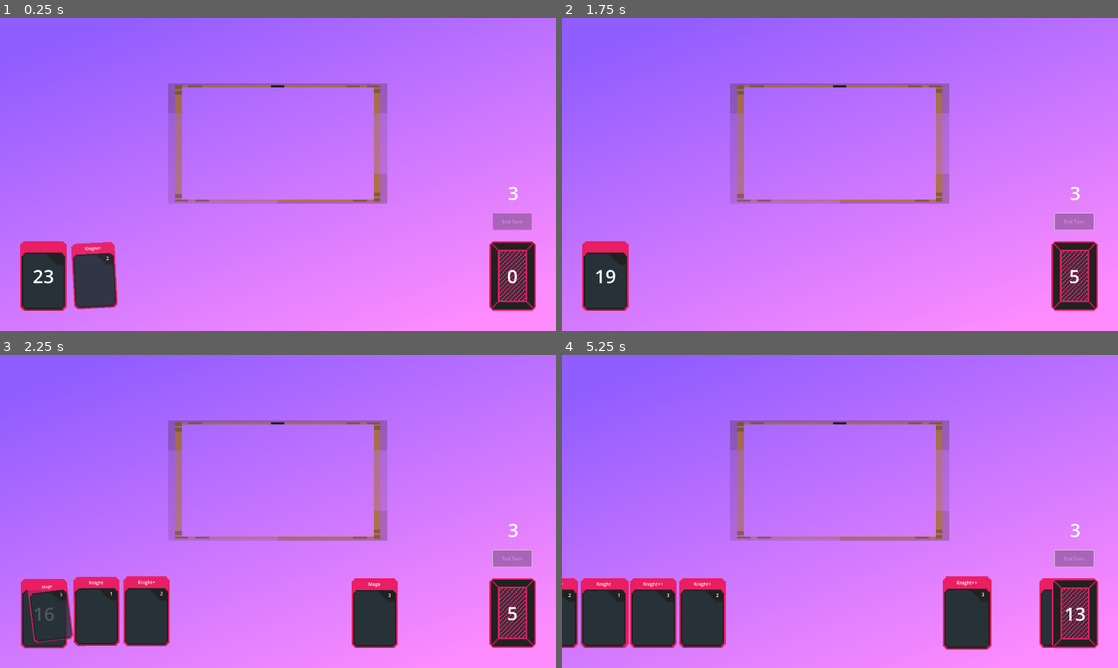
Above: before the commit, frames 1-4 (two rows, left to right).
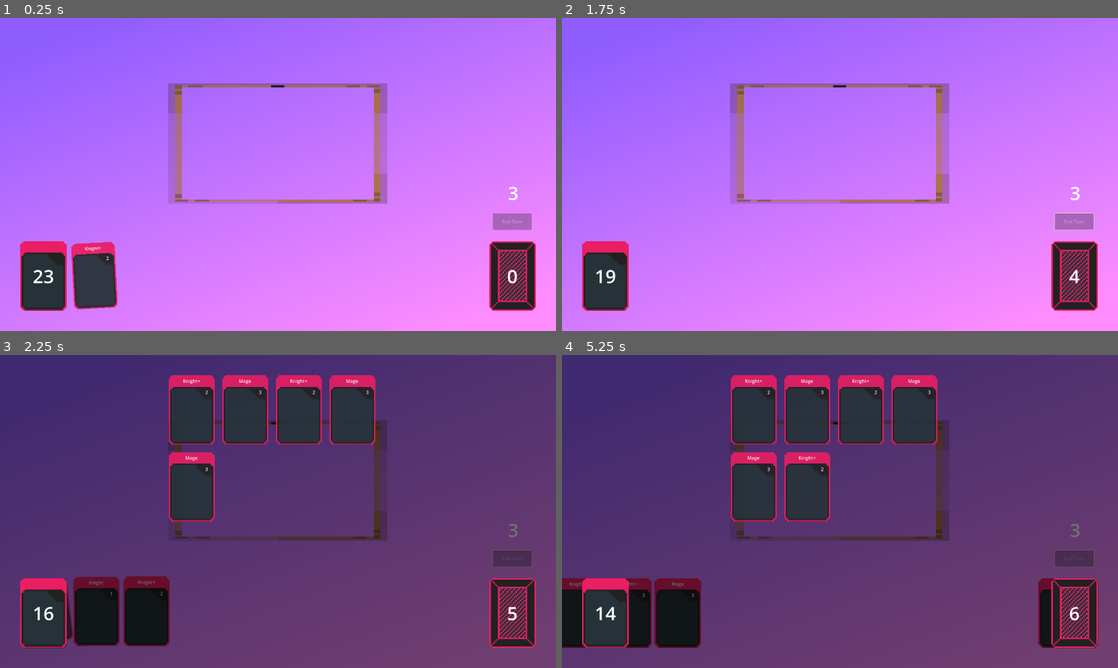
Above: after the commit, the same moments.

Repository: brandon-relentnet/deck-management
Game: Godot game, scene res://main.tscn
The game is run twice, just before and just after one commit, with the same random seed, the same clock (stepped at 60 frames per second) and the same inputs.
Inputs (mouse positions are in pixels of both pictures, inside the frame that each line leads up to):
- Up to frame 1 (0.25 s): no input
- Up to frame 2 (1.75 s): drag from (706, 274) to (840, 143) at 0.52 s; click "End Turn" at 1.25 s
- Up to frame 3 (2.25 s): drag from (511, 611) to (100, 611) at 2.02 s
- Up to frame 4 (5.25 s): click "End Turn" at 2.75 s; click (1073, 558) at 3.5 s, where only the run after the commit has a clickable "End Turn"; move the mouse to (1073, 611) at 4.27 s; click (1073, 611) at 4.42 s; tap Enter at 5 s; drag from (1073, 611) to (751, 611) at 5.02 s

Frame 1 is identical in both runs. In frame 2, less than 0.1% of the frame differs, in the area x 91-94%, y 80-85%; in frame 3, 96%; in frame 4, 97%, in the area x 0-100%, y 0-100%.

Commit message:
Added the ability to view the discard pile as well. Can now swap between discard and draw piles with ease.

Diff:
--- a/main.tscn
+++ b/main.tscn
@@ -7,7 +7,10 @@
 [ext_resource type="Script" uid="uid://dtcece7lyqaaa" path="res://scripts/input_manager.gd" id="6_7mycd"]
 [ext_resource type="PackedScene" uid="uid://csw2g32wfd03q" path="res://scenes/discard.tscn" id="6_272bh"]
 [ext_resource type="PackedScene" uid="uid://ddd4e4gfmyeeh" path="res://scenes/turn_manager.tscn" id="7_272bh"]
-[ext_resource type="PackedScene" uid="uid://b4e8dr4gfa0av" path="res://scenes/draw_pile_view.tscn" id="8_5vw27"]
+[ext_resource type="Script" uid="uid://bgqglerkcylxx" path="res://addons/SmoothScroll/SmoothScrollContainer.gd" id="7_kek77"]
+[ext_resource type="Script" uid="uid://b7h0k2h2qwlqv" path="res://addons/SmoothScroll/scroll_damper/expo_scroll_damper.gd" id="8_4c57u"]
+[ext_resource type="Texture2D" uid="uid://ctx0154o1b8ax" path="res://assets/red-card-back.png" id="9_kek77"]
+[ext_resource type="Texture2D" uid="uid://b8vppoupuycxn" path="res://assets/red-card-front.png" id="10_4c57u"]
 
 [sub_resource type="Gradient" id="Gradient_7mycd"]
 colors = PackedColorArray(0.564706, 0.364706, 1, 1, 1, 0.552941, 1, 1)
@@ -18,6 +21,18 @@
 height = 1080
 fill_from = Vector2(0.188073, 0)
 fill_to = Vector2(0.853211, 0.978593)
+
+[sub_resource type="Resource" id="Resource_fdvxv"]
+script = ExtResource("8_4c57u")
+friction = 4.0
+minimum_velocity = 0.4
+rebound_strength = 7.0
+
+[sub_resource type="Resource" id="Resource_puyw0"]
+script = ExtResource("8_4c57u")
+friction = 4.0
+minimum_velocity = 0.4
+rebound_strength = 7.0
 
 [node name="Main" type="Node2D"]
 
@@ -36,9 +51,6 @@
 [node name="PlayerHand" type="Node2D" parent="."]
 script = ExtResource("3_1bvp3")
 
-[node name="Deck" parent="." instance=ExtResource("4_lquwl")]
-position = Vector2(150, 890)
-
 [node name="InputManager" type="Node2D" parent="."]
 script = ExtResource("6_7mycd")
 
@@ -47,6 +59,107 @@
 
 [node name="TurnManager" parent="." instance=ExtResource("7_272bh")]
 
-[node name="DrawPileView" parent="." instance=ExtResource("8_5vw27")]
+[node name="Deck" parent="." instance=ExtResource("4_lquwl")]
+position = Vector2(150, 890)
+
+[node name="CardPileView" type="CanvasLayer" parent="."]
+visible = false
+
+[node name="Background" type="ColorRect" parent="CardPileView"]
+anchors_preset = 15
+anchor_right = 1.0
+anchor_bottom = 1.0
+grow_horizontal = 2
+grow_vertical = 2
+color = Color(0, 0, 0, 0.560784)
+
+[node name="DrawPileScroll" type="ScrollContainer" parent="CardPileView"]
+anchors_preset = 15
+anchor_right = 1.0
+anchor_bottom = 1.0
+grow_horizontal = 2
+grow_vertical = 2
+horizontal_scroll_mode = 0
+script = ExtResource("7_kek77")
+wheel_scroll_damper = SubResource("Resource_fdvxv")
+dragging_scroll_damper = SubResource("Resource_puyw0")
+metadata/_custom_type_script = "uid://bgqglerkcylxx"
+
+[node name="MarginContainer" type="MarginContainer" parent="CardPileView/DrawPileScroll"]
+layout_mode = 2
+size_flags_horizontal = 3
+theme_override_constants/margin_left = 100
+theme_override_constants/margin_top = 100
+theme_override_constants/margin_right = 100
+theme_override_constants/margin_bottom = 100
+
+[node name="GridContainer" type="GridContainer" parent="CardPileView/DrawPileScroll/MarginContainer"]
+layout_mode = 2
+size_flags_horizontal = 4
+theme_override_constants/h_separation = 25
+theme_override_constants/v_separation = 25
+columns = 4
+
+[node name="DiscardPileScroll" type="ScrollContainer" parent="CardPileView"]
+anchors_preset = 15
+anchor_right = 1.0
+anchor_bottom = 1.0
+grow_horizontal = 2
+grow_vertical = 2
+horizontal_scroll_mode = 0
+script = ExtResource("7_kek77")
+wheel_scroll_damper = SubResource("Resource_fdvxv")
+dragging_scroll_damper = SubResource("Resource_puyw0")
+metadata/_custom_type_script = "uid://bgqglerkcylxx"
+
+[node name="MarginContainer" type="MarginContainer" parent="CardPileView/DiscardPileScroll"]
+layout_mode = 2
+size_flags_horizontal = 3
+theme_override_constants/margin_left = 100
+theme_override_constants/margin_top = 100
+theme_override_constants/margin_right = 100
+theme_override_constants/margin_bottom = 100
+
+[node name="GridContainer" type="GridContainer" parent="CardPileView/DiscardPileScroll/MarginContainer"]
+layout_mode = 2
+size_flags_horizontal = 4
+theme_override_constants/h_separation = 25
+theme_override_constants/v_separation = 25
+columns = 4
+
+[node name="DrawPileSprite" type="Sprite2D" parent="CardPileView"]
+texture_filter = 1
+position = Vector2(150, 890)
+scale = Vector2(2.5, 2.5)
+texture = ExtResource("10_4c57u")
+
+[node name="DrawPileLabel" type="RichTextLabel" parent="CardPileView"]
+z_index = 2
+offset_left = 75.0
+offset_top = 775.0
+offset_right = 225.0
+offset_bottom = 1005.0
+theme_override_font_sizes/normal_font_size = 64
+text = "0"
+horizontal_alignment = 1
+vertical_alignment = 1
+
+[node name="DiscardPileSprite" type="Sprite2D" parent="CardPileView"]
+z_index = 2
+texture_filter = 1
+position = Vector2(1770, 890)
+scale = Vector2(2.5, 2.5)
+texture = ExtResource("9_kek77")
+
+[node name="DiscardPileLabel" type="RichTextLabel" parent="CardPileView"]
+z_index = 2
+offset_left = 1695.0
+offset_top = 775.0
+offset_right = 1845.0
+offset_bottom = 1005.0
+theme_override_font_sizes/normal_font_size = 64
+text = "0"
+horizontal_alignment = 1
+vertical_alignment = 1
 
 [connection signal="pressed" from="TurnManager" to="CardManager" method="_on_turn_manager_pressed"]
--- /dev/null
+++ b/scenes/card_pile_view.tscn
@@ -0,0 +1,118 @@
+[gd_scene load_steps=7 format=3 uid="uid://cuayje03ahsa6"]
+
+[ext_resource type="Script" uid="uid://bgqglerkcylxx" path="res://addons/SmoothScroll/SmoothScrollContainer.gd" id="1_rqpms"]
+[ext_resource type="Script" uid="uid://b7h0k2h2qwlqv" path="res://addons/SmoothScroll/scroll_damper/expo_scroll_damper.gd" id="2_achfp"]
+[ext_resource type="Texture2D" uid="uid://b8vppoupuycxn" path="res://assets/red-card-front.png" id="3_wdv8o"]
+[ext_resource type="Texture2D" uid="uid://ctx0154o1b8ax" path="res://assets/red-card-back.png" id="4_67a2i"]
+
+[sub_resource type="Resource" id="Resource_fdvxv"]
+script = ExtResource("2_achfp")
+friction = 4.0
+minimum_velocity = 0.4
+rebound_strength = 7.0
+
+[sub_resource type="Resource" id="Resource_puyw0"]
+script = ExtResource("2_achfp")
+friction = 4.0
+minimum_velocity = 0.4
+rebound_strength = 7.0
+
+[node name="CardPileView" type="CanvasLayer"]
+visible = false
+
+[node name="Background" type="ColorRect" parent="."]
+anchors_preset = 15
+anchor_right = 1.0
+anchor_bottom = 1.0
+grow_horizontal = 2
+grow_vertical = 2
+color = Color(0, 0, 0, 0.560784)
+
+[node name="DrawPileScroll" type="ScrollContainer" parent="."]
+anchors_preset = 15
+anchor_right = 1.0
+anchor_bottom = 1.0
+grow_horizontal = 2
+grow_vertical = 2
+horizontal_scroll_mode = 0
+script = ExtResource("1_rqpms")
+wheel_scroll_damper = SubResource("Resource_fdvxv")
+dragging_scroll_damper = SubResource("Resource_puyw0")
+metadata/_custom_type_script = "uid://bgqglerkcylxx"
+
+[node name="MarginContainer" type="MarginContainer" parent="DrawPileScroll"]
+layout_mode = 2
+size_flags_horizontal = 3
+theme_override_constants/margin_left = 100
+theme_override_constants/margin_top = 100
+theme_override_constants/margin_right = 100
+theme_override_constants/margin_bottom = 100
+
+[node name="GridContainer" type="GridContainer" parent="DrawPileScroll/MarginContainer"]
+layout_mode = 2
+size_flags_horizontal = 4
+theme_override_constants/h_separation = 25
+theme_override_constants/v_separation = 25
+columns = 4
+
+[node name="DiscardPileScroll" type="ScrollContainer" parent="."]
+anchors_preset = 15
+anchor_right = 1.0
+anchor_bottom = 1.0
+grow_horizontal = 2
+grow_vertical = 2
+horizontal_scroll_mode = 0
+script = ExtResource("1_rqpms")
+wheel_scroll_damper = SubResource("Resource_fdvxv")
+dragging_scroll_damper = SubResource("Resource_puyw0")
+metadata/_custom_type_script = "uid://bgqglerkcylxx"
+
+[node name="MarginContainer" type="MarginContainer" parent="DiscardPileScroll"]
+layout_mode = 2
+size_flags_horizontal = 3
+theme_override_constants/margin_left = 100
+theme_override_constants/margin_top = 100
+theme_override_constants/margin_right = 100
+theme_override_constants/margin_bottom = 100
+
+[node name="GridContainer" type="GridContainer" parent="DiscardPileScroll/MarginContainer"]
+layout_mode = 2
+size_flags_horizontal = 4
+theme_override_constants/h_separation = 25
+theme_override_constants/v_separation = 25
+columns = 4
+
+[node name="DrawPileSprite" type="Sprite2D" parent="."]
+texture_filter = 1
+position = Vector2(150, 890)
+scale = Vector2(2.5, 2.5)
+texture = ExtResource("3_wdv8o")
+
+[node name="DrawPileLabel" type="RichTextLabel" parent="."]
+z_index = 2
+offset_left = 75.0
+offset_top = 775.0
+offset_right = 225.0
+offset_bottom = 1005.0
+theme_override_font_sizes/normal_font_size = 64
+text = "0"
+horizontal_alignment = 1
+vertical_alignment = 1
+
+[node name="DiscardPileSprite" type="Sprite2D" parent="."]
+z_index = 2
+texture_filter = 1
+position = Vector2(1770, 890)
+scale = Vector2(2.5, 2.5)
+texture = ExtResource("4_67a2i")
+
+[node name="DiscardPileLabel" type="RichTextLabel" parent="."]
+z_index = 2
+offset_left = 1695.0
+offset_top = 775.0
+offset_right = 1845.0
+offset_bottom = 1005.0
+theme_override_font_sizes/normal_font_size = 64
+text = "0"
+horizontal_alignment = 1
+vertical_alignment = 1
--- a/scenes/draw_pile_view.tscn
+++ /dev/null
@@ -1,61 +0,0 @@
-[gd_scene load_steps=6 format=3 uid="uid://b4e8dr4gfa0av"]
-
-[ext_resource type="Script" uid="uid://bgqglerkcylxx" path="res://addons/SmoothScroll/SmoothScrollContainer.gd" id="1_yrtb1"]
-[ext_resource type="Script" uid="uid://b7h0k2h2qwlqv" path="res://addons/SmoothScroll/scroll_damper/expo_scroll_damper.gd" id="2_j2hkq"]
-
-[sub_resource type="StyleBoxFlat" id="StyleBoxFlat_5vw27"]
-bg_color = Color(0, 0, 0, 0.854902)
-
-[sub_resource type="Resource" id="Resource_fdvxv"]
-script = ExtResource("2_j2hkq")
-friction = 4.0
-minimum_velocity = 0.4
-rebound_strength = 7.0
-
-[sub_resource type="Resource" id="Resource_puyw0"]
-script = ExtResource("2_j2hkq")
-friction = 4.0
-minimum_velocity = 0.4
-rebound_strength = 7.0
-
-[node name="DrawPileView" type="CanvasLayer"]
-visible = false
-
-[node name="ScrollContainer" type="ScrollContainer" parent="."]
-anchors_preset = 15
-anchor_right = 1.0
-anchor_bottom = 1.0
-grow_horizontal = 2
-grow_vertical = 2
-theme_override_styles/panel = SubResource("StyleBoxFlat_5vw27")
-horizontal_scroll_mode = 0
-script = ExtResource("1_yrtb1")
-wheel_scroll_damper = SubResource("Resource_fdvxv")
-dragging_scroll_damper = SubResource("Resource_puyw0")
-metadata/_custom_type_script = "uid://bgqglerkcylxx"
-
-[node name="MarginContainer" type="MarginContainer" parent="ScrollContainer"]
-layout_mode = 2
-size_flags_horizontal = 3
-theme_override_constants/margin_left = 100
-theme_override_constants/margin_top = 100
-theme_override_constants/margin_right = 100
-theme_override_constants/margin_bottom = 100
-
-[node name="GridContainer" type="GridContainer" parent="ScrollContainer/MarginContainer"]
-layout_mode = 2
-size_flags_horizontal = 4
-theme_override_constants/h_separation = 25
-theme_override_constants/v_separation = 25
-columns = 4
-
-[node name="CloseDrawPile" type="Button" parent="."]
-anchors_preset = 1
-anchor_left = 1.0
-anchor_right = 1.0
-offset_left = -123.0
-offset_top = 16.0
-offset_right = -18.0
-offset_bottom = 83.0
-grow_horizontal = 0
-text = "Close"
--- a/scripts/card_manager.gd
+++ b/scripts/card_manager.gd
@@ -112,7 +112,16 @@
 	Utils.animate_node_with_effects(card, DISCARD_PILE_POSITION, DEFAULT_CARD_MOVE_SPEED)
 
 	var discard_pile = $"../Discard"
-	discard_pile.discard_pile.append(card)
+	# discard_pile.discard_pile.append(card)
+	discard_pile.discard_pile.append(card.card_id)
+
+	# Wait for the animation to finish
+	await Utils.create_timer(DEFAULT_CARD_MOVE_SPEED)
+
+	# Only queue_free after animation completes
+	if is_instance_valid(card):
+		card.queue_free()
+
 	discard_pile.update_discard_display()
 
 	if is_instance_valid(card):
--- a/scripts/deck.gd
+++ b/scripts/deck.gd
@@ -38,6 +38,7 @@
 # Updates the visual counter showing how many cards are left in the deck
 func update_deck_display() -> void:
 	$RichTextLabel.text = str(player_deck.size())
+	$"../CardPileView/DrawPileLabel".text = str(player_deck.size())
 
 # Main function to draw a card from the deck
 func draw_card() -> void:
@@ -109,11 +110,15 @@
 	emit_signal("draw_pile_opened")
 
 	# Clear any existing cards in the view
-	for child in $"../DrawPileView/ScrollContainer/MarginContainer/GridContainer".get_children():
+	for child in $"../CardPileView/DrawPileScroll/MarginContainer/GridContainer".get_children():
 		child.queue_free()
 
+	# Shuffle the array so the player doesn't know what's coming next
+	var shuffled_view_player_deck = player_deck.duplicate()
+	shuffled_view_player_deck.shuffle()
+
 	# Create a visual representation for each card in the draw pile
-	for card_id in player_deck:
+	for card_id in shuffled_view_player_deck:
 		var new_card = card_scene.instantiate()
 		new_card.setup_from_id(card_id)
 
@@ -128,18 +133,20 @@
 		# Position the card within its Control container
 		new_card.position = Vector2(60, 90)
 
-		$"../DrawPileView/ScrollContainer/MarginContainer/GridContainer".add_child(control)
+		$"../CardPileView/DrawPileScroll/MarginContainer/GridContainer".add_child(control)
 
 		# Disable dragging or other interactions for these preview cards
 		if new_card.has_node("Area2D"):
 			new_card.get_node("Area2D").input_pickable = false
 
 	# Make sure the TextureRect is visible
-	$"../DrawPileView".visible = true
+	$"../CardPileView".visible = true
+	$"../CardPileView/DrawPileScroll".visible = true
 
 # Close the draw pile view
 func close_draw_pile() -> void:
-	$"../DrawPileView".visible = false
+	$"../CardPileView".visible = false
+	$"../CardPileView/DrawPileScroll".visible = false
 	emit_signal("draw_pile_closed")
 
 # Move cards from discard pile back to draw pile
@@ -185,10 +192,8 @@
 
 	# Move all cards from discard to deck array
 	while $"../Discard".discard_pile.size() > 0:
-		var card_node = $"../Discard".discard_pile.pop_back()
-		if is_instance_valid(card_node) and card_node.has_method("get") and card_node.get("card_id"):
-			player_deck.append(card_node.card_id)
-			card_node.queue_free()
+		var card_id = $"../Discard".discard_pile.pop_back()
+		player_deck.append(card_id)
 
 	# Update displays
 	$"../Discard".update_discard_display()
@@ -199,6 +204,3 @@
 
 	# Shuffle the deck
 	player_deck.shuffle()
-
-func _on_close_draw_pile_pressed() -> void:
-	close_draw_pile()
--- a/scripts/discard.gd
+++ b/scripts/discard.gd
@@ -1,6 +1,12 @@
 extends Node2D
 
+signal discard_pile_opened
+signal discard_pile_closed
+
+const CARD_SCENE_PATH = "res://scenes/card.tscn"
+
 var discard_pile: Array = []
+var card_scene = preload(CARD_SCENE_PATH)
 
 # Called when the node enters the scene tree
 func _ready():
@@ -20,5 +26,46 @@
 
 	if has_node("RichTextLabel"):
 		$RichTextLabel.text = str(discard_pile.size())
+		$"../CardPileView/DiscardPileLabel".text = str(discard_pile.size())
 		# Ensure counter is visible above everything
 		$RichTextLabel.z_index = 21
+
+# Show the draw pile view UI
+func view_discard_pile() -> void:
+	emit_signal("discard_pile_opened")
+
+	# Clear any existing cards in the view
+	for child in $"../CardPileView/DiscardPileScroll/MarginContainer/GridContainer".get_children():
+		child.queue_free()
+
+	# Create a visual representation for each card in the draw pile
+	for card_id in discard_pile:
+		var new_card = card_scene.instantiate()
+		new_card.setup_from_id(card_id)
+
+		# Reset rotation to avoid UI issues
+		new_card.rotation_degrees = 0
+
+		# Cards need a minimum size to render properly in HBoxContainer
+		var control = Control.new()
+		control.custom_minimum_size = Vector2(160, 240)
+		control.add_child(new_card)
+
+		# Position the card within its Control container
+		new_card.position = Vector2(60, 90)
+
+		$"../CardPileView/DiscardPileScroll/MarginContainer/GridContainer".add_child(control)
+
+		# Disable dragging or other interactions for these preview cards
+		if new_card.has_node("Area2D"):
+			new_card.get_node("Area2D").input_pickable = false
+
+	# Make sure the TextureRect is visible
+	$"../CardPileView".visible = true
+	$"../CardPileView/DiscardPileScroll".visible = true
+
+# Close the draw pile view
+func close_discard_pile() -> void:
+	$"../CardPileView".visible = false
+	$"../CardPileView/DiscardPileScroll".visible = false
+	emit_signal("discard_pile_closed")
--- a/scripts/input_manager.gd
+++ b/scripts/input_manager.gd
@@ -6,6 +6,7 @@
 
 # State tracking
 var draw_pile_view_open = false
+var discard_pile_view_open = false
 
 # References to other nodes
 var card_manager_reference: Node2D
@@ -22,6 +23,9 @@
 	# Connect to signals
 	deck_reference.connect("draw_pile_opened", _on_draw_pile_opened)
 	deck_reference.connect("draw_pile_closed", _on_draw_pile_closed)
+	discard_reference.connect("discard_pile_opened", _on_discard_pile_opened)
+	discard_reference.connect("discard_pile_closed", _on_discard_pile_closed)
+
 
 func _on_draw_pile_opened() -> void:
 	draw_pile_view_open = true
@@ -29,11 +33,14 @@
 func _on_draw_pile_closed() -> void:
 	draw_pile_view_open = false
 
+func _on_discard_pile_opened() -> void:
+	discard_pile_view_open = true
+
+func _on_discard_pile_closed() -> void:
+	discard_pile_view_open = false
+
 # Process all input events
 func _input(event: InputEvent) -> void:
-	if draw_pile_view_open:
-		return
-
 	# Early return if this isn't a left mouse button event
 	if not (event is InputEventMouseButton and event.button_index == MOUSE_BUTTON_LEFT):
 		return
@@ -51,7 +58,9 @@
 	if result.size() > 0:
 		var card_found = result[0].collider.get_parent()
 		if card_found:
-			card_manager_reference.start_drag(card_found)
+			# Don't allow dragging cards when draw pile view is open
+			if not draw_pile_view_open:
+				card_manager_reference.start_drag(card_found)
 			return
 
 	# Then check for deck/discard
@@ -59,8 +68,33 @@
 	if result.size() > 0:
 		var parent_node = result[0].collider.get_parent()
 
-		if parent_node == deck_reference:
-			deck_reference.view_draw_pile()
-		elif parent_node == discard_reference:
-			print("Viewing the discard pile")
-			# Add discard pile functionality here if needed
+		if parent_node in [deck_reference, discard_reference]:
+			var is_deck = parent_node == deck_reference
+
+			# Get references to the relevant pile objects based on what was clicked
+			var clicked_pile = deck_reference if is_deck else discard_reference
+			var other_pile = discard_reference if is_deck else deck_reference
+
+			# Check if the clicked pile's view is already open
+			var clicked_pile_open = draw_pile_view_open if is_deck else discard_pile_view_open
+			var other_pile_open = discard_pile_view_open if is_deck else draw_pile_view_open
+
+			if clicked_pile_open:
+				# If clicked pile is already open, close it
+				if is_deck:
+					clicked_pile.close_draw_pile()
+				else:
+					clicked_pile.close_discard_pile()
+			else:
+				# If the other pile is open, close it first
+				if other_pile_open:
+					if is_deck:
+						other_pile.close_discard_pile()
+					else:
+						other_pile.close_draw_pile()
+
+				# Open the clicked pile
+				if is_deck:
+					clicked_pile.view_draw_pile()
+				else:
+					clicked_pile.view_discard_pile()
Not shown: 1 places in main.tscn that only renumber resources
Not shown, removed: scripts/addons/SmoothScroll/SmoothScrollContainer.gd
Not shown, removed: scripts/addons/SmoothScroll/SmoothScrollContainer.gd.uid
Not shown, removed: scripts/addons/SmoothScroll/class-icon.svg
Not shown, removed: scripts/addons/SmoothScroll/class-icon.svg.import
Not shown, removed: scripts/addons/SmoothScroll/debug_font.tres
Not shown, removed: scripts/addons/SmoothScroll/plugin.cfg
Not shown, removed: scripts/addons/SmoothScroll/plugin.gd
Not shown, removed: scripts/addons/SmoothScroll/plugin.gd.uid
Not shown, removed: scripts/addons/SmoothScroll/scroll_damper/cubic_scroll_damper.gd
Not shown, removed: scripts/addons/SmoothScroll/scroll_damper/cubic_scroll_damper.gd.uid
Not shown, removed: scripts/addons/SmoothScroll/scroll_damper/expo_scroll_damper.gd
(and 11 more such lines)
